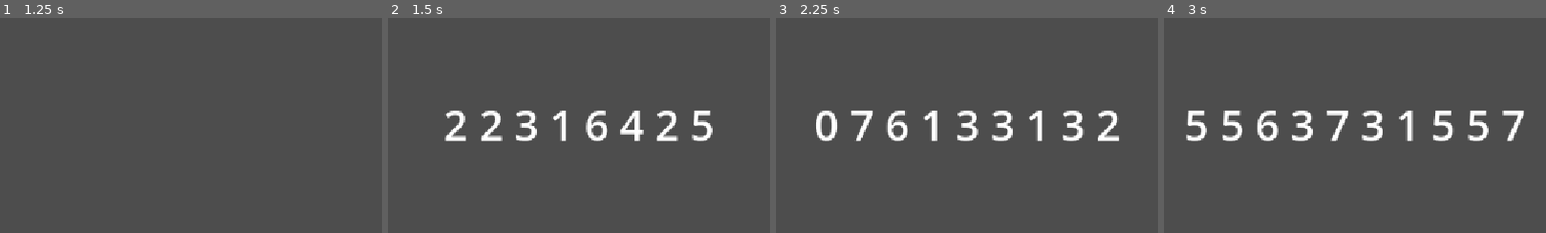
Above: before the commit, frames 1-4 (left to right).
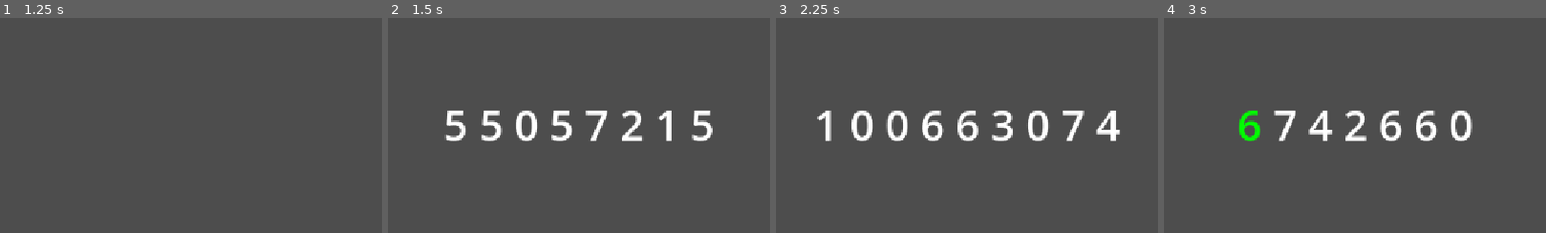
Above: after the commit, the same moments.

Repository: MatteoGodzilla/wizard-ai-game
Game: Godot game, scene res://Scenes/test/casting-controls-test.tscn
The game is run twice, just before and just after one commit, with the same random seed, the same clock (stepped at 60 frames per second) and the same inputs. The project has no main scene, so this scene is started directly.
Inputs:
- Up to frame 1 (1.25 s): tap Enter at 0.5 s; tap Q (Acqua, bound only before the commit) at 0.6 s; tap W (Aer) at 0.8 s
- Up to frame 2 (1.5 s): tap Space (StartCasting) at 1.25 s; tap W (Aer) at 1.35 s
- Up to frame 3 (2.25 s): tap F (Arcanum) at 1.55, 2.1 s; tap Space (StartCasting) at 2 s
- Up to frame 4 (3 s): tap D (Corpus) at 2.3, 2.85 s; tap Space (StartCasting) at 2.75 s
The pictures show only the part of the screen within x 24-74%, y 25-75%; the shares and areas given below are measured in that part.

Frame 1 is identical in both runs. In frame 2, 3.3% of the frame differs, in the area x 14-76%, y 43-58%; in frame 3, 3.8%; in frame 4, 6.7%, in the area x 5-95%, y 43-58%.
Error in both runs: Invalid access of index '0' on a base object of type: 'Array[int]'. (res://Scripts/cast_typer.gd:24)

Commit message:
Renamed Acqua to Aqua + added serialization/deserialization to string

Diff:
--- a/Scripts/cast_typer.gd
+++ b/Scripts/cast_typer.gd
@@ -35,8 +35,8 @@
 func _input(event: InputEvent) -> void:
 	var typed_by_player : Enums.Spell
 	# There has to be a better way for this
-	if Input.is_action_just_pressed("Acqua"):
-		_check_typed_spell(Enums.Spell.ACQUA)
+	if Input.is_action_just_pressed("Aqua"):
+		_check_typed_spell(Enums.Spell.AQUA)
 	elif Input.is_action_just_pressed("Aer"):
 		_check_typed_spell(Enums.Spell.AER)
 	elif Input.is_action_just_pressed("Ignis"):
--- a/Scripts/cast_typer_test.gd
+++ b/Scripts/cast_typer_test.gd
@@ -1,6 +1,11 @@
 extends Node
 
 @export var typer: CastTyper
+
+func _ready() -> void:
+	print(Enums.spell_to_string(Enums.Spell.AQUA))
+	assert(Enums.string_to_spell(Enums.spell_to_string(Enums.Spell.AQUA)) == Enums.Spell.AQUA)
+	pass
 
 func _input(event: InputEvent) -> void:
 	if Input.is_action_pressed("StartCasting"):
@@ -9,5 +14,7 @@
 		var spell_list : Array[Enums.Spell] = []
 		for i in amount:
 			var spell = Enums.Spell.values().pick_random()
+			while spell == Enums.Spell.INVALID:
+				spell = Enums.Spell.values().pick_random()
 			spell_list.append(spell)
 		typer.start_casting_challenge(spell_list, 10)
--- a/Scripts/enums.gd
+++ b/Scripts/enums.gd
@@ -1,10 +1,37 @@
+extends Node # NEVER FUCKING REMOVE THIS, I SWEAR TO GOD
+
 enum Spell{
-	ACQUA,
+	AQUA,
 	AER,
 	IGNIS,
 	TERRA,
 	LUX,
 	TENEBRAE,
 	CORPUS,
-	ARCANUM
+	ARCANUM,
+	INVALID # REMEMBER TO FILTER THIS WHEN RANDOMIZING VALUES
 }
+
+func string_to_spell(s: String):
+	match s:
+		"Aqua": return Spell.AQUA
+		"Aer": return Spell.AER
+		"Ignis": return Spell.IGNIS
+		"Terra": return Spell.TERRA
+		"Lux": return Spell.LUX
+		"Tenebrae": return Spell.TENEBRAE
+		"Corpus": return Spell.CORPUS
+		"Arcanum": return Spell.ARCANUM
+		_: return Spell.INVALID
+
+func spell_to_string(spell: Spell):
+	match spell:
+		Spell.AQUA: return "Aqua"
+		Spell.AER: return "Aer"
+		Spell.IGNIS: return "Ignis"
+		Spell.TERRA: return "Terra"
+		Spell.LUX: return "Lux"
+		Spell.TENEBRAE: return "Tenebrae"
+		Spell.CORPUS: return "Corpus"
+		Spell.ARCANUM: return "Arcanum"
+		_: return ""
--- a/project.godot
+++ b/project.godot
@@ -29,7 +29,7 @@
 
 [input]
 
-Acqua={
+Aqua={
 "deadzone": 0.2,
 "events": [Object(InputEventKey,"resource_local_to_scene":false,"resource_name":"","device":-1,"window_id":0,"alt_press …(192 unchanged characters)…
 , Object(InputEventKey,"resource_local_to_scene":false,"resource_name":"","device":-1,"window_id":0,"alt_pressed":false …(183 unchanged characters)…
